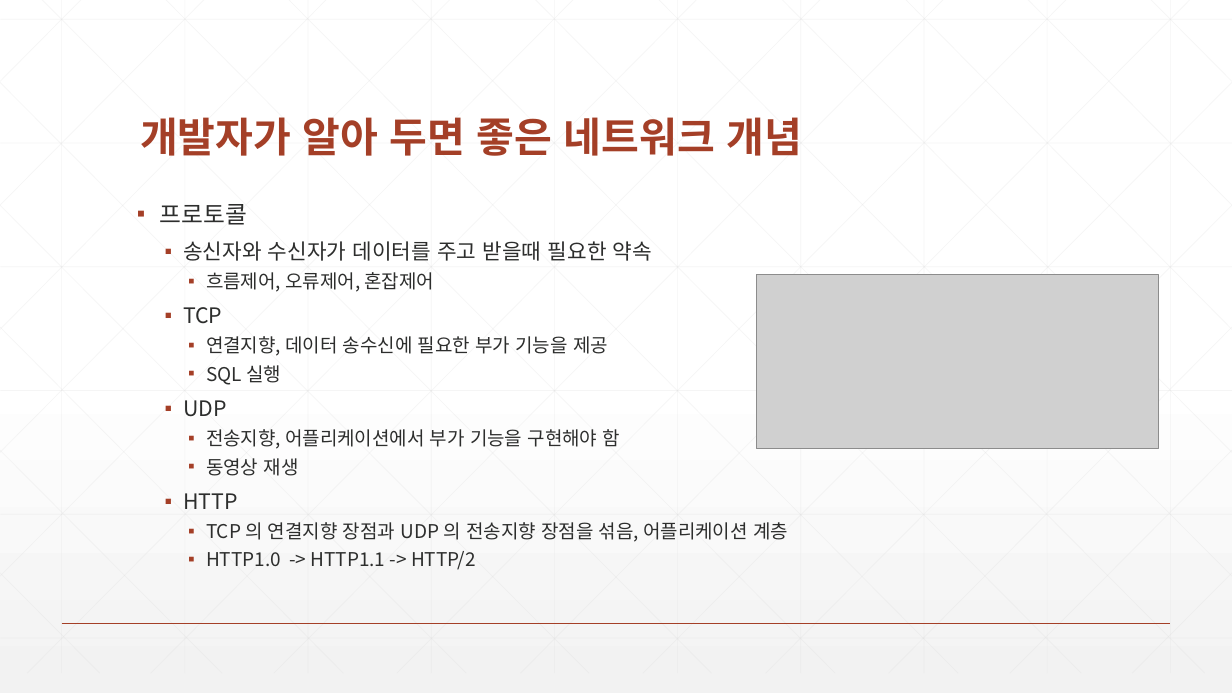
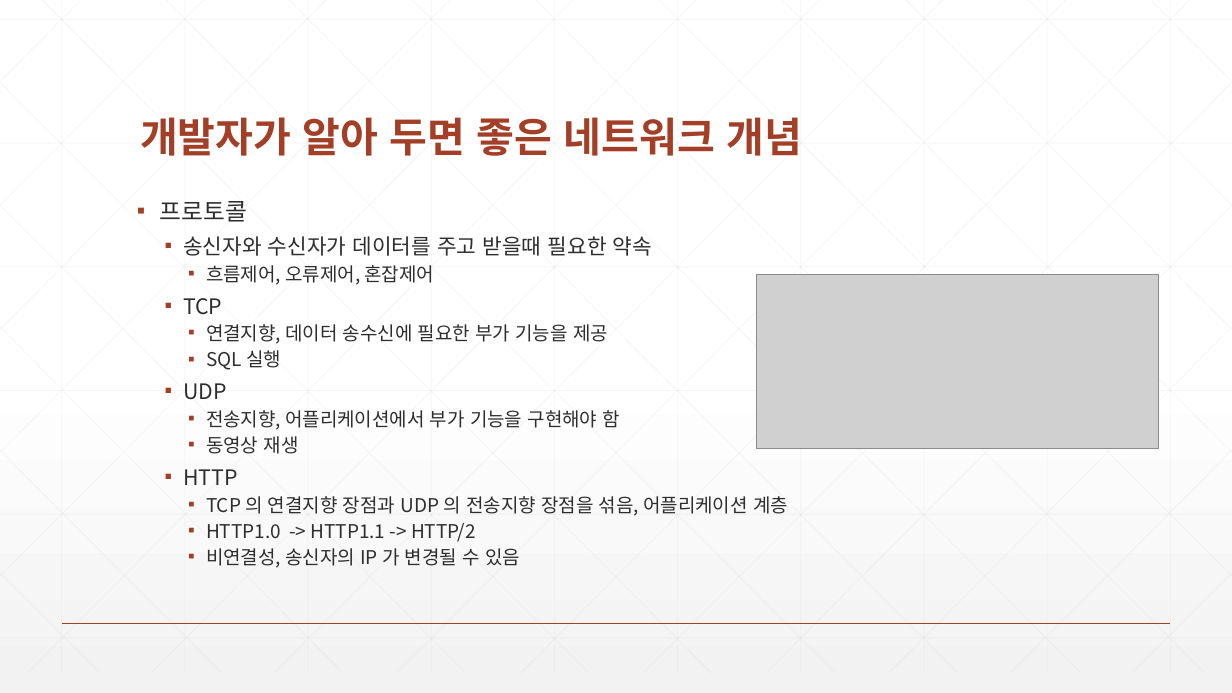
Before and after one commit to zeroshift01/code5, a slide deck: slide 6 of inflearn01/doc/심화_개발자가알아두면좋을네트워크개념.pptx. Drawn at 1232x693 pixels with LibreOffice and Linux fonts; fonts in the diff are those of the drawing; grey boxes stand for pictures. Boxes give left, top, right and bottom in pixels: in the first picture for what was removed or moved away, otherwise in the second. Text is boxed around its words. In the diff, an @@ line names an element or a change of style, - is before the commit and + after.

```diff
--- a/inflearn01/doc/심화_개발자가알아두면좋을네트워크개념.pptx
+++ b/inflearn01/doc/심화_개발자가알아두면좋을네트워크개념.pptx
@@ text at bbox=[160, 201, 788, 542]: line spacing 0.8 to 0.7 @@
@@ text at bbox=[206, 548, 520, 568]: paragraph added @@
+    ▪ 비연결성, 송신자의 IP 가 변경될 수 있음
```
Also in this commit, not shown: 1 other file.
